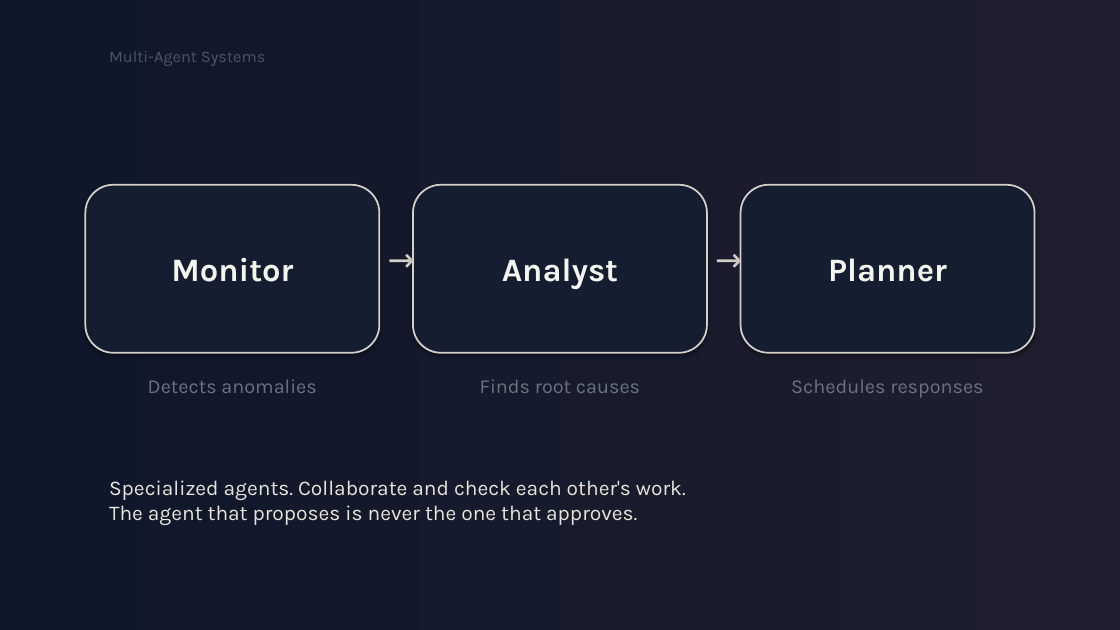
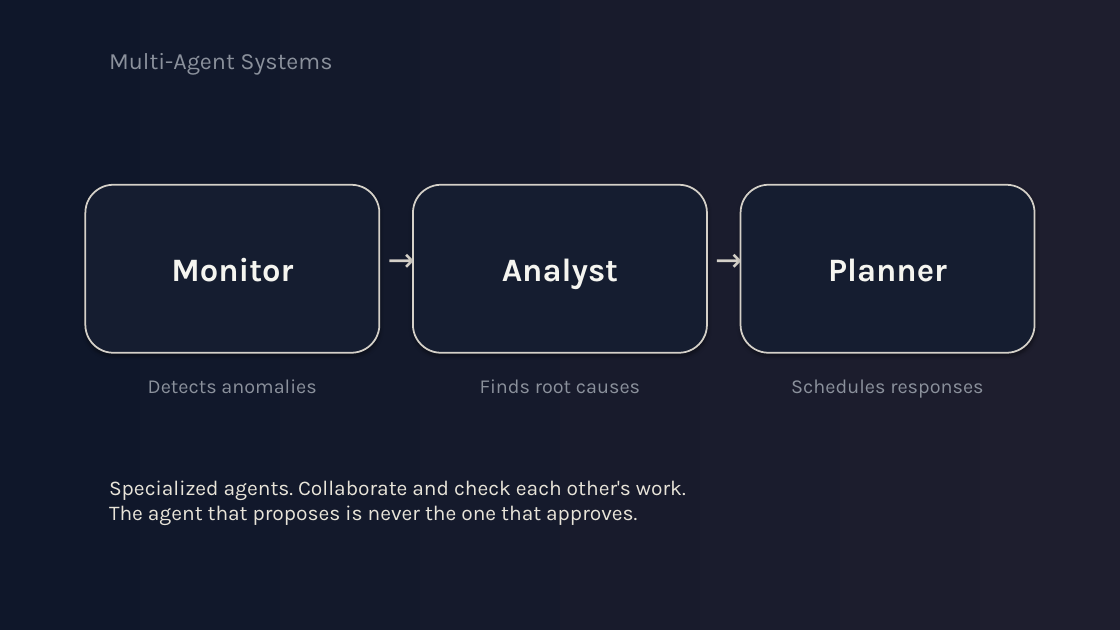
Before and after one commit to Anthony50102/MicroUSPresentation, a slide deck: slide 15 of presentation/presentation-v4-gradient-noir.pptx (slide 14 before the commit). Drawn at 1120x630 pixels with LibreOffice and Linux fonts; fonts in the diff are those of the drawing. Boxes give left, top, right and bottom in pixels: in the first picture for what was removed or moved away, otherwise in the second. Text is boxed around its words. In the diff, an @@ line names an element or a change of style, - is before the commit and + after.

```diff
--- a/presentation/presentation-v4-gradient-noir.pptx
+++ b/presentation/presentation-v4-gradient-noir.pptx
@@ text "Multi-Agent Systems" at box(109, 53, 332, 74): size 14 to 20 pt, text colour #4B5563 to #8B919C @@
@@ text colour #6B7280 to #8B919C in 3 elements at box(148, 379, 316, 393), box(480, 379, 640, 393), box(791, 379, 983, 398) @@
```
Also in this commit, not shown: 13 other slides changed, 4 slides added, 2 slides removed, 3 other files.
